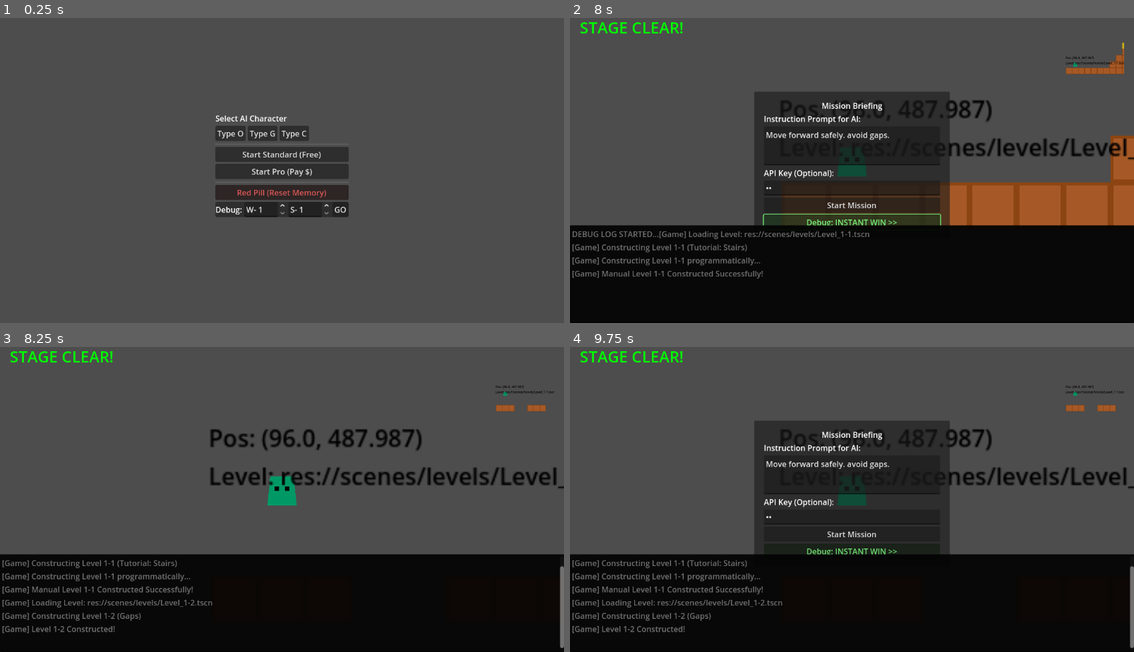
Above: before the commit, frames 1-4 (two rows, left to right).
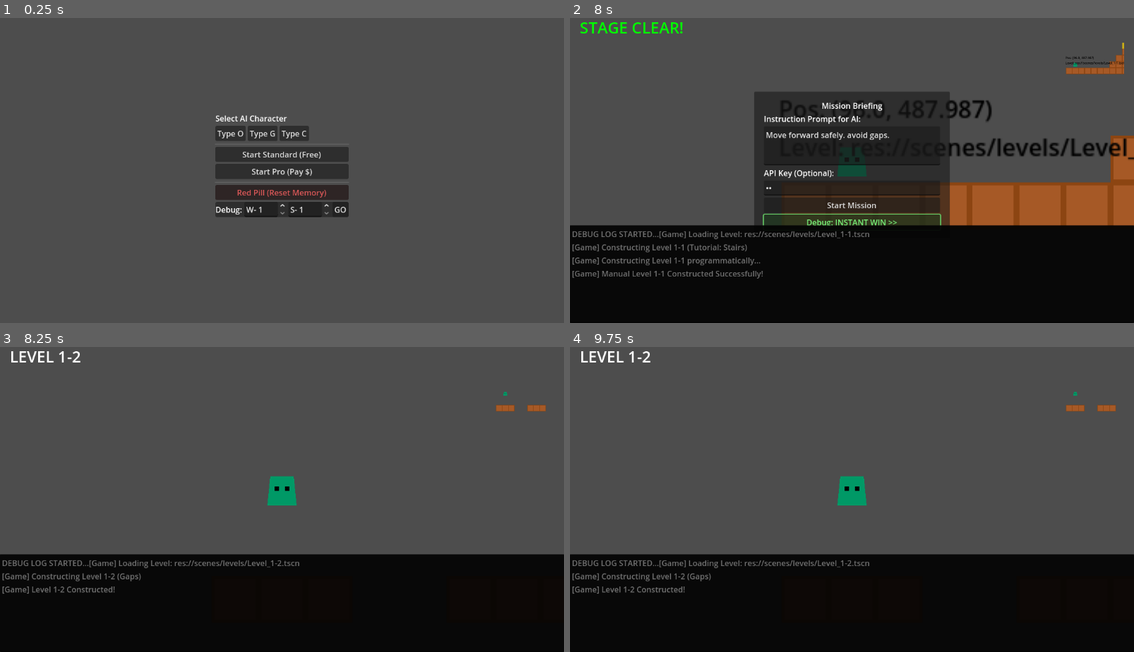
Above: after the commit, the same moments.

Repository: Naoki-kubo64/AI-Action
Game: Godot game, scene res://scenes/main_menu.tscn
Two runs of this game, one before a commit and one after it. Both use one fixed random seed, a clock stepped at 60 frames per second and the inputs below.
Inputs (mouse positions are in pixels of both pictures, inside the frame that each line leads up to):
- Up to frame 1 (0.25 s): no input
- Up to frame 2 (8 s): click "Start Standard (Free)" at 0.5 s; tap Enter at 2 s; click (852, 188) at 2.77 s; type "12" at 2.85 s; click "Start Mission" at 3.5 s; click "Start Mission" at 4.25 s; click "Debug: INSTANT WIN >>" at 5 s; click "Debug: INSTANT WIN >>" at 5.75 s; click "Start Mission" at 6.5 s; click "Debug: INSTANT WIN >>" at 7.25 s
- Up to frame 3 (8.25 s): tap Space at 8 s
- Up to frame 4 (9.75 s): tap Enter at 8.75 s; tap Space at 9.5 s

Frames 1-2 are identical in both runs. In frame 3, 4.7% of the frame differs, in the area x 0-100%, y 1-99%; in frame 4, 18%.

Commit message:
fix: use scene reload for stable physics initialization on level change

Diff:
--- a/scripts/managers/level_manager.gd
+++ b/scripts/managers/level_manager.gd
@@ -23,15 +23,13 @@
 	load_current_level()
 
 func load_current_level():
-	# In our new architecture, LevelManager just holds the state (current_world/stage).
-	# The actual loading happens when the Game Scene resets.
-	# So here we should strictly change to the Game Scene if we aren't already there,
-	# OR if we are there, trigger a reset.
+	# In our new architecture, we want to mimic the "Start Game" flow exactly.
+	# Direct calls to _reset_game() might leave physics state dirty.
+	# So we force a Scene Reload if we are already in-game.
 	var current_scene = get_tree().current_scene
 	if current_scene and current_scene.name == "GameScene":
-		# We are already in game, just reset it to load new level
-		if current_scene.has_method("_reset_game"):
-			current_scene._reset_game()
+		# Reload to ensure fresh _ready() and physics state
+		get_tree().reload_current_scene()
 	else:
 		# We are in menu, go to game
 		get_tree().change_scene_to_file("res://scenes/game.tscn")
